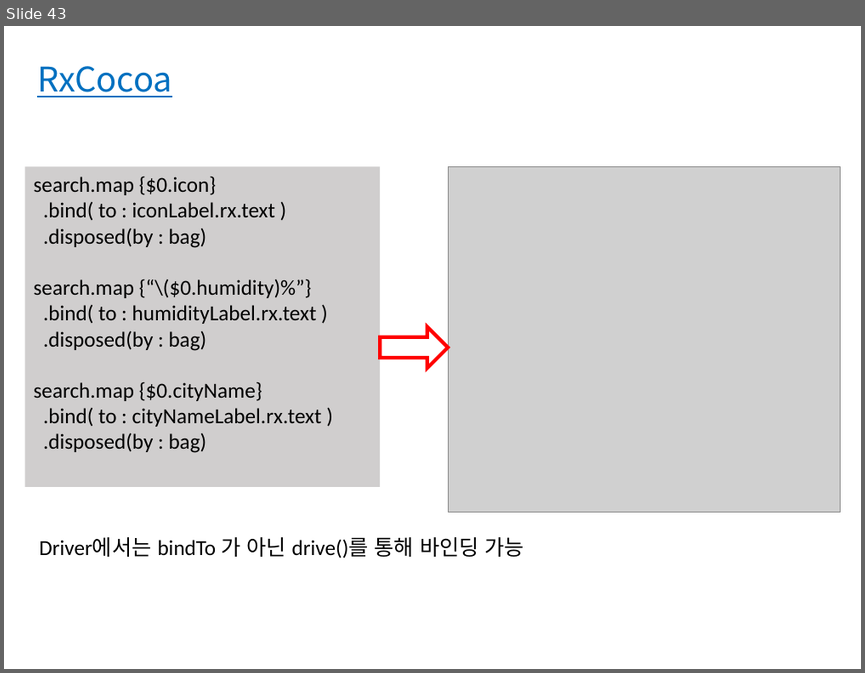
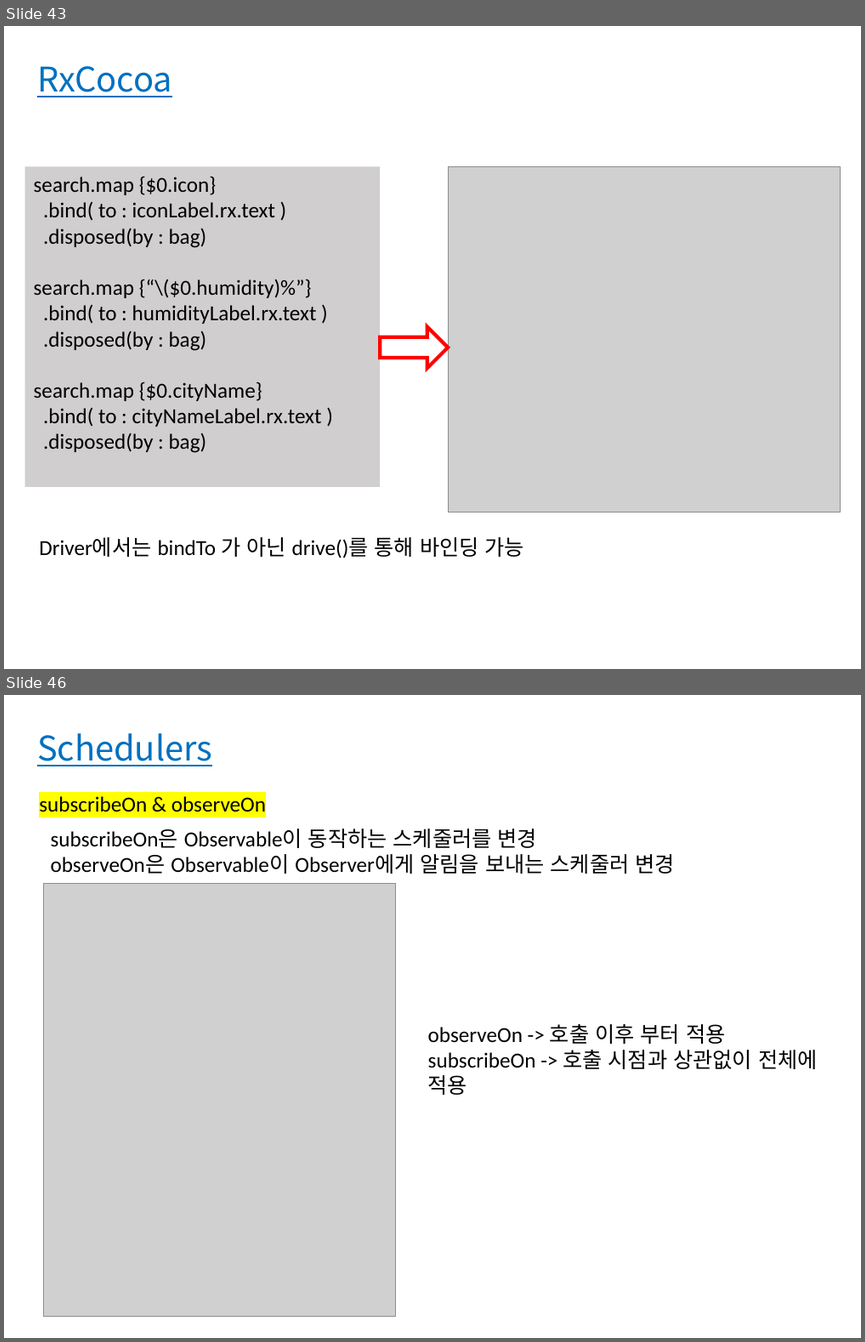
Before and after one commit to bbangbin97/RxSwift_Project, a slide deck: RxSwift.pptx. Shown one above the other, each under a label of ours: slide 43 before the commit, slides 43 and 46 after it; the slides between them are not shown. The pictures are 865x673 and 865x1342 pixels, drawn with LibreOffice and Linux fonts; fonts in the diff are those of the drawing; grey boxes stand for pictures. Boxes give left, top, right and bottom in pixels: in the first picture for what was removed or moved away, otherwise in the second. Text is boxed around its words. In the diff, an @@ line names an element or a change of style, - is before the commit and + after.

```diff
--- a/RxSwift.pptx
+++ b/RxSwift.pptx
@@ slide 46 added at [4, 695, 861, 1338], background #FFFFFF @@
@@ text added at [37, 733, 212, 766], 28.5 pt, text #0070C0, underline @@
+Schedulers
@@ text added at [39, 796, 266, 812], 18 pt, text #000000 @@
+subscribeOn & observeOn
@@ text added at [51, 828, 674, 873], 18 pt, text #000000 @@
+subscribeOn은 Observable이 동작하는 스케줄러를 변경
+observeOn은 Observable이 Observer에게 알림을 보내는 스케줄러 변경
@@ picture added at [43, 884, 396, 1316] @@
@@ text added at [428, 1024, 817, 1095], 18 pt, text #000000 @@
+observeOn -> 호출 이후 부터 적용
+subscribeOn -> 호출 시점과 상관없이 전체에 적용
```
Also in this commit, not shown: 5 other slides added, 1 slide removed, 1 other file.
